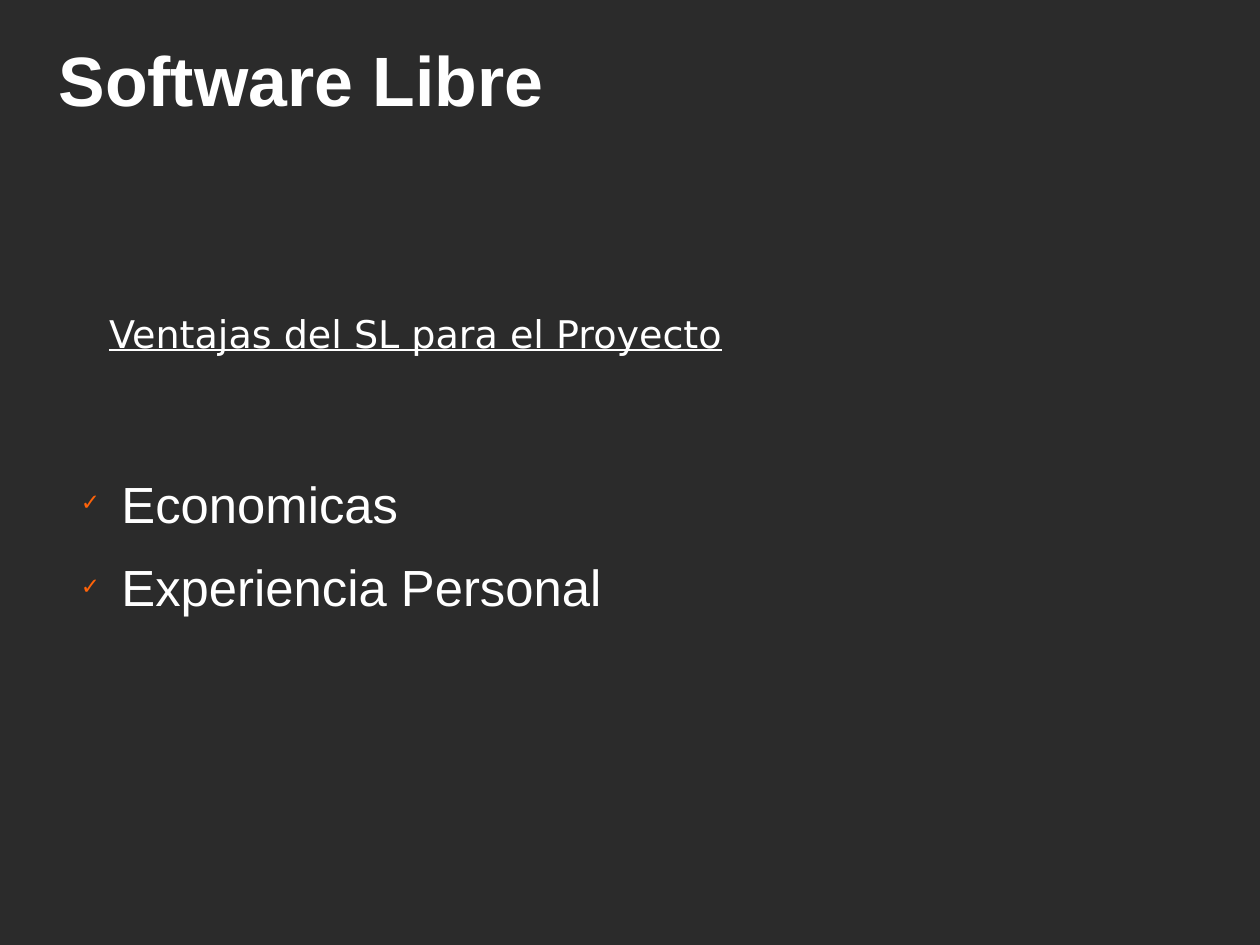
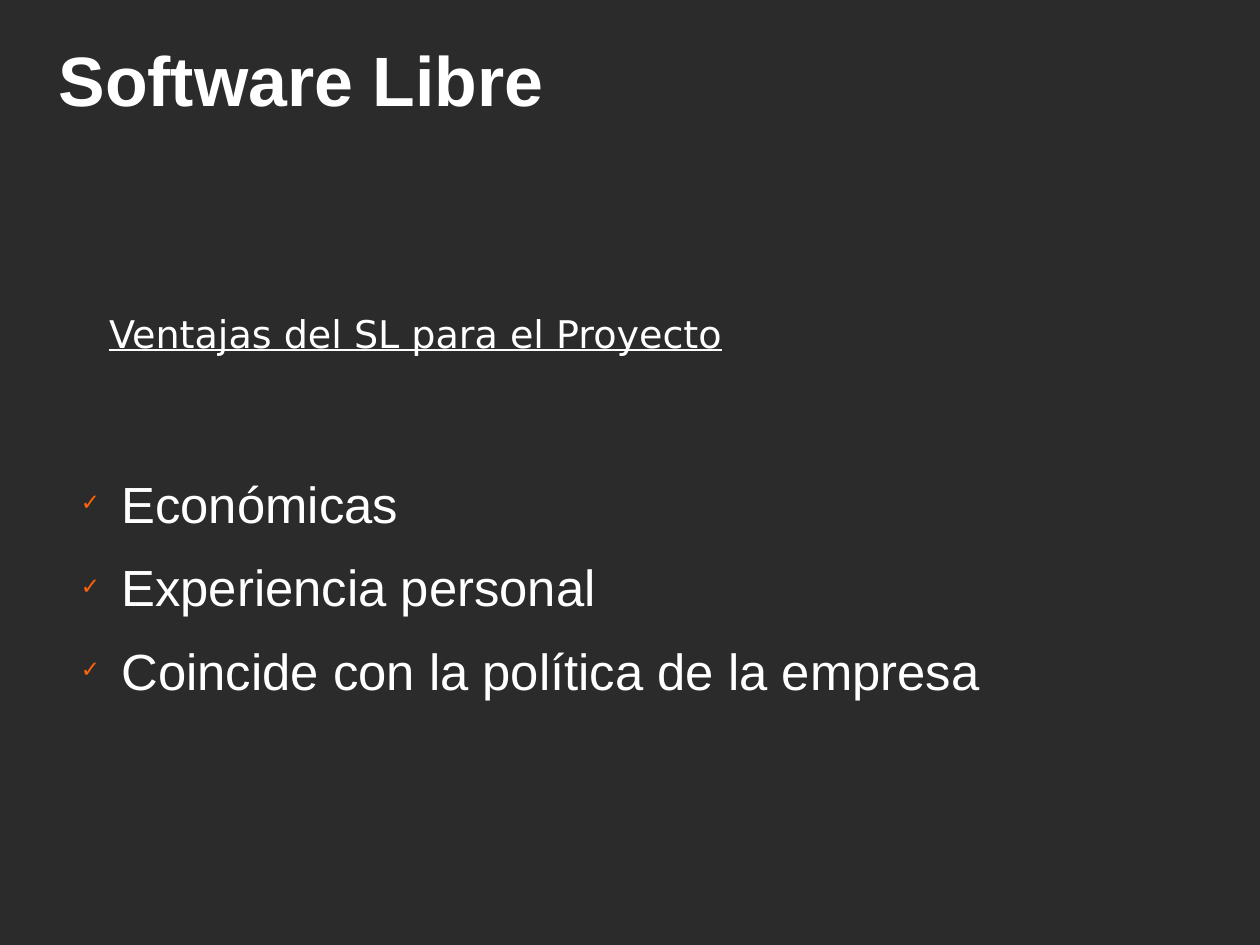
Before and after one commit to ervin45/proyectofinal, a slide deck: slide 5 of doc/material_para_la_catedra/presentacion_final/presentacion_final.odp. Drawn at 1260x945 pixels with LibreOffice and Linux fonts; fonts in the diff are those of the drawing; background and template pictures are left out; a plain dark background stands for a picture behind light text. Boxes give left, top, right and bottom in pixels: in the first picture for what was removed or moved away, otherwise in the second. Text is boxed around its words. In the diff, an @@ line names an element or a change of style, - is before the commit and + after.

```diff
--- a/doc/material_para_la_catedra/presentacion_final/presentacion_final.odp
+++ b/doc/material_para_la_catedra/presentacion_final/presentacion_final.odp
@@ text at [121, 485, 980, 700]: text changed @@
-✓ Economicas
-✓ Experiencia Personal
+✓ Económicas
+✓ Experiencia personal
+✓ Coincide con la política de la empresa
```
Also in this commit, not shown: 21 other slides changed, 7 slides added, 5 slides removed, 2 other files.
